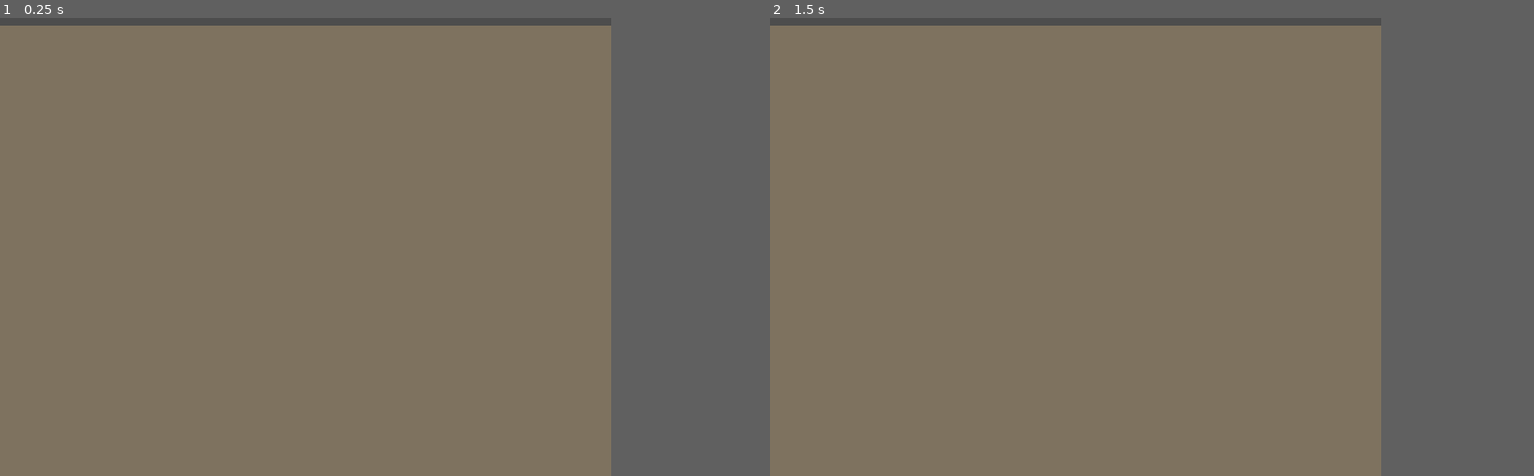
Above: before the commit, frames 1-2 (left to right).
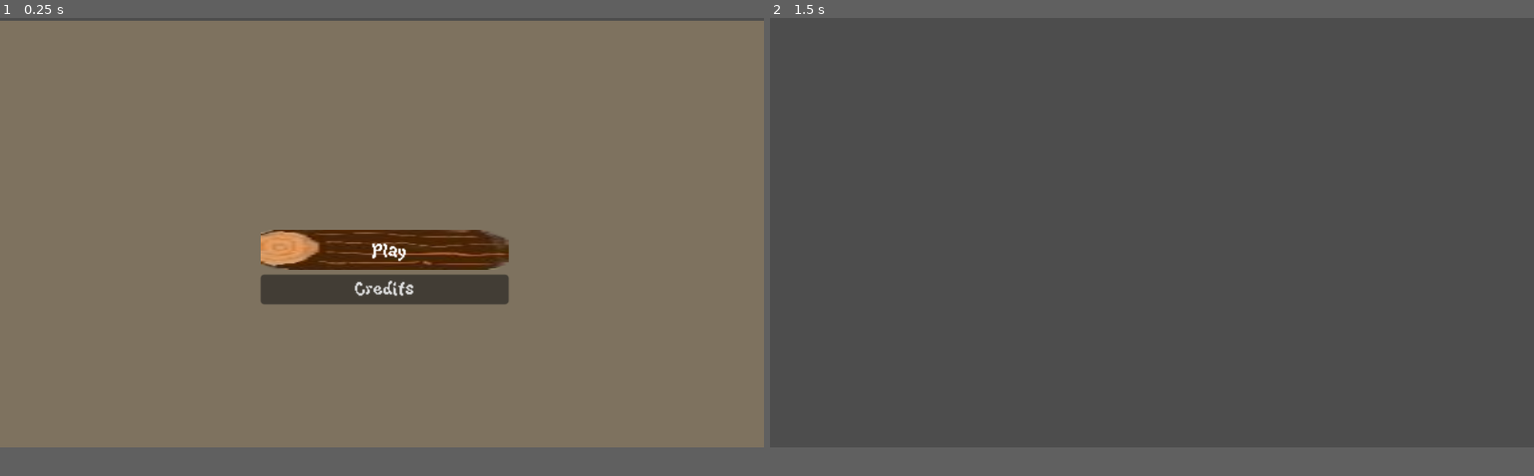
Above: after the commit, the same moments.

Repository: valk0x29a/cozy-fall-jam-2026
Game: Godot game, scene res://scenes/Main_menu.tscn
Two runs of this game, one before a commit and one after it. Both use one fixed random seed, a clock stepped at 60 frames per second and the inputs below.
Inputs (mouse positions are in pixels of both pictures, inside the frame that each line leads up to):
- Up to frame 1 (0.25 s): no input
- Up to frame 2 (1.5 s): click (1075, 265) at 0.5 s, where only the run after the commit has a clickable "Play"; tap Enter at 1.25 s; move the mouse to (1213, 224) at 1.27 s; hold D (move_right) from 1.28 s (still down); click (1213, 224) at 1.42 s
In our replay, the window is 640x480 before the commit and 800x450 after it. These sizes can differ from the game's own. Grey fills any space a smaller window leaves; there, only what the larger window draws over its background counts as a difference.

The runs differ from the first frame. In frame 1, 5.8% of the frame differs, in the area x 0-100%, y 0-63%; in frame 2, 74%, in the area x 0-80%, y 1-94%.

Commit message:
Update project.godot

Diff:
--- a/project.godot
+++ b/project.godot
@@ -17,11 +17,13 @@
 
 [display]
 
-window/size/viewport_width=320
-window/size/viewport_height=240
 window/stretch/mode="viewport"
 window/stretch/aspect="expand"
 window/stretch/scale_mode="integer"
+
+[gui]
+
+theme/custom_font="uid://cmc2fjiv572v1"
 
 [input]
 
@@ -46,10 +48,6 @@
 ]
 }
 
-[gui]
-
-theme/custom_font="uid://cmc2fjiv572v1"
-
 [physics]
 
 3d/physics_engine="Jolt Physics"
